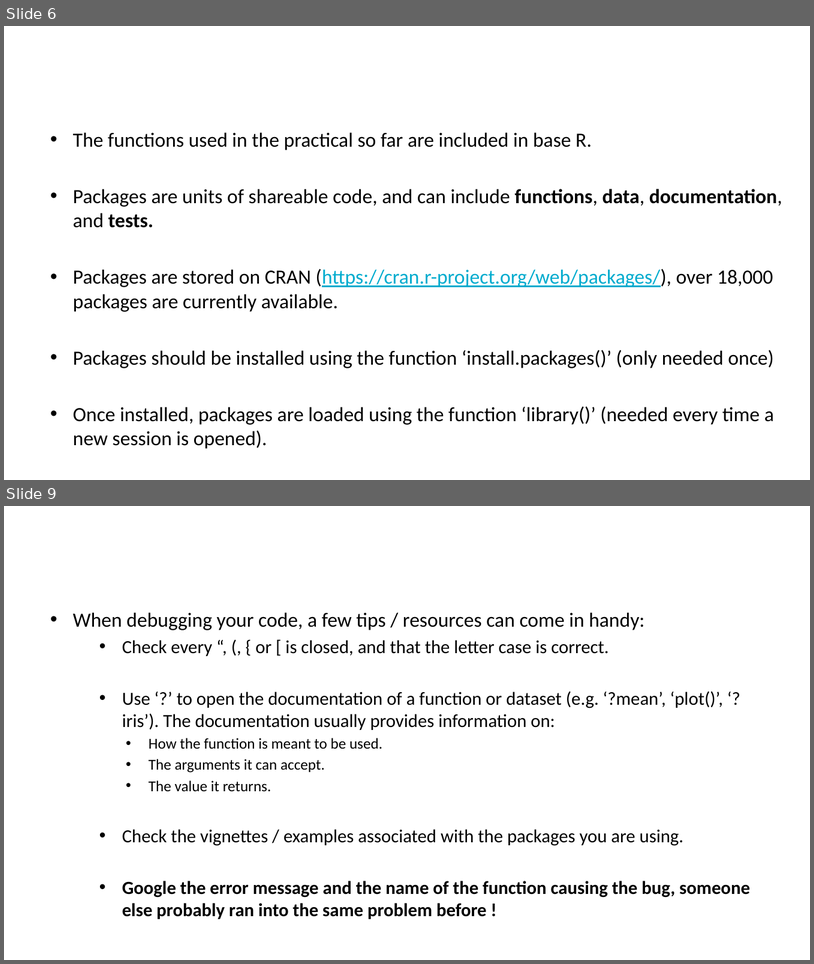
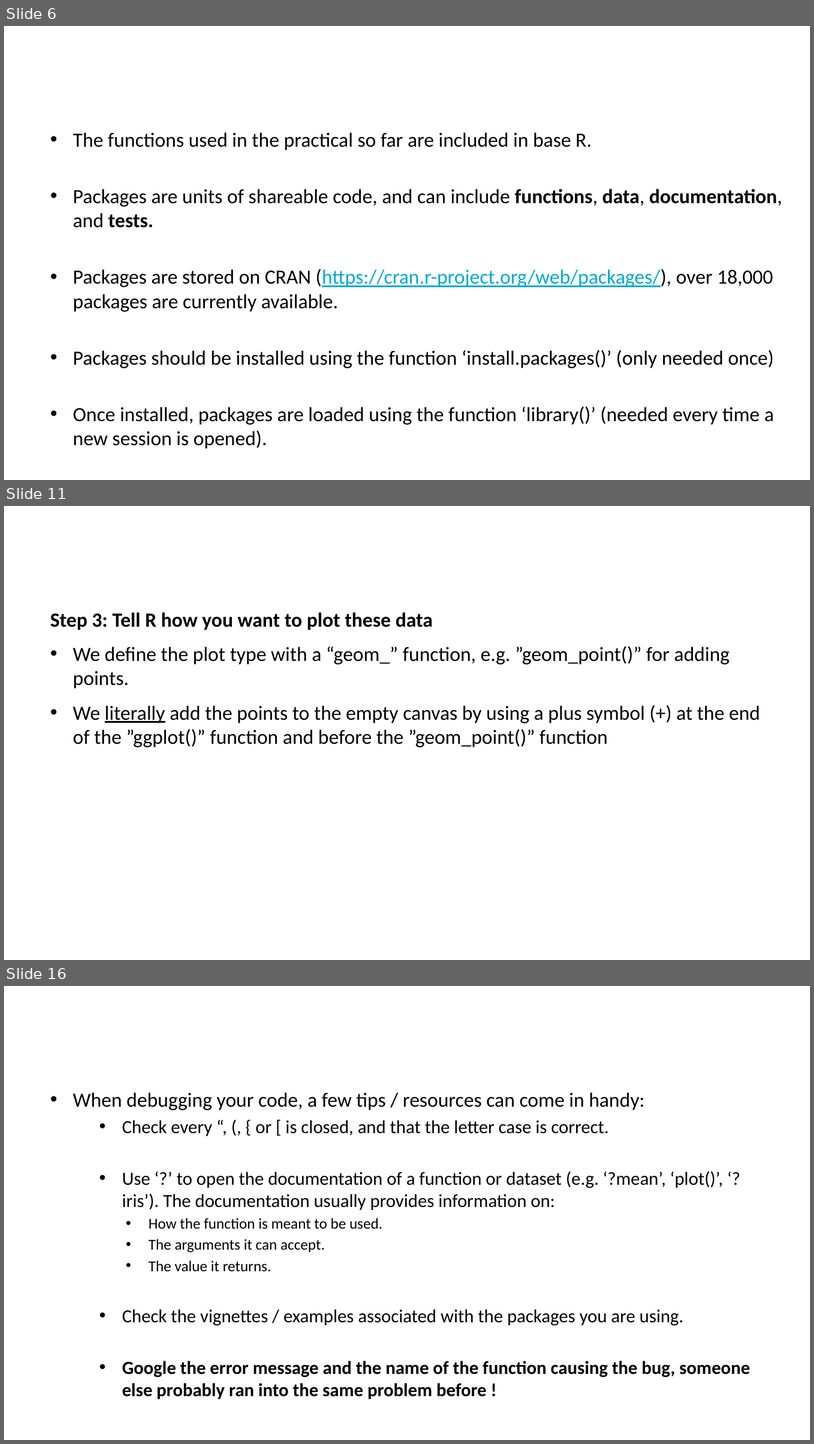
Before and after one commit to alxsrobert/intro_to_R_2022, a slide deck: session_2/SLIDES_introduction_to_R_2.pptx. Shown one above the other, each under a label of ours: slides 6 and 9 before the commit, slides 6, 11 and 16 after it; the slides between them are not shown. The pictures are 814x964 and 814x1444 pixels, drawn with LibreOffice and Linux fonts; fonts in the diff are those of the drawing; background and template pictures are left out. Boxes give left, top, right and bottom in pixels: in the first picture for what was removed or moved away, otherwise in the second. Text is boxed around its words. In the diff, an @@ line names an element or a change of style, - is before the commit and + after.

Commit message:
Add slides on ggplot2

```diff
--- a/session_2/SLIDES_introduction_to_R_2.pptx
+++ b/session_2/SLIDES_introduction_to_R_2.pptx
@@ slide 11 added at (4, 506, 810, 960), background picture (left out) @@
@@ title added at (50, 613, 108, 630), 32 pt, text #FFFFFF @@
+ggplot2, step 3
@@ text added at (73, 612, 761, 747), 24 pt, text #000000 @@
+Step 3: Tell R how you want to plot these data
+• We define the plot type with a “geom_” function, e.g. ”geom_point()” for adding points.
+• We literally add the points to the empty canvas by using a plus symbol (+) at the end of the ”ggplot()” function and before the ”geom_point()” function
@@ what was slide 9 is now slide 16 @@
```
Also in this commit, not shown: 3 slides changed, 6 other slides added.
